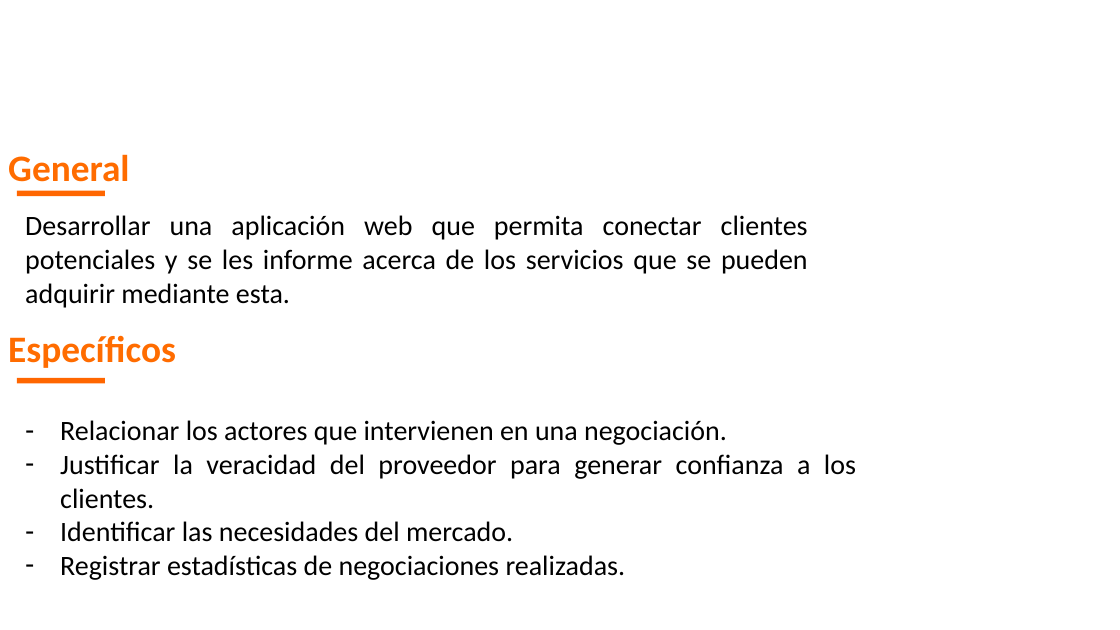
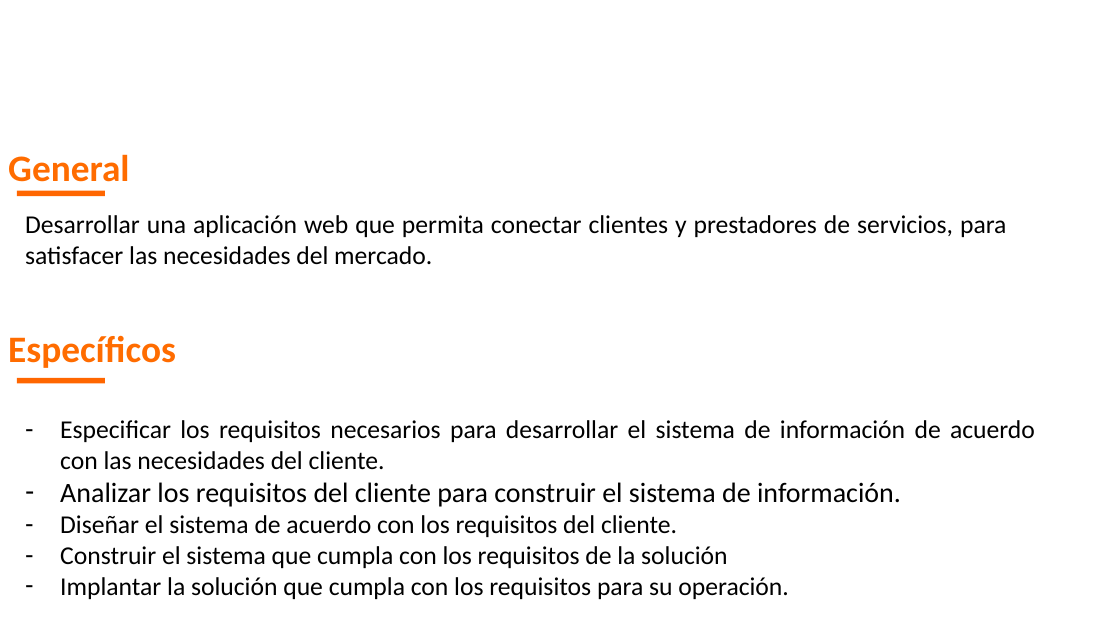
Before and after one commit to yeseniaquejada/SERVICE_MARKET, a slide deck: slide 6 of PROYECTO FORMATIVO.pptx. Drawn at 1120x630 pixels with LibreOffice and Linux fonts; fonts in the diff are those of the drawing; background and template pictures are left out. Boxes give left, top, right and bottom in pixels: in the first picture for what was removed or moved away, otherwise in the second. Text is boxed around its words. In the diff, an @@ line names an element or a change of style, - is before the commit and + after.

Commit message:
Actualización información

```diff
--- a/PROYECTO FORMATIVO.pptx
+++ b/PROYECTO FORMATIVO.pptx
@@ text at box(25, 215, 1006, 265): text changed; size 24 to 22 pt @@
-Desarrollar una aplicación web que permita conectar clientes potenciales y se les informe acerca de los servicios que se pueden adquirir mediante esta.
+Desarrollar una aplicación web que permita conectar clientes y prestadores de servicios, para satisfacer las necesidades del mercado.
@@ text at box(60, 420, 1035, 599): text changed; size 24 to 22 pt @@
-– Relacionar los actores que intervienen en una negociación.
-– Justificar la veracidad del proveedor para generar confianza a los clientes.
-– Identificar las necesidades del mercado.
-– Registrar estadísticas de negociaciones realizadas.
+– Especificar los requisitos necesarios para desarrollar el sistema de información de acuerdo con las necesidades del cliente.
+– Analizar los requisitos del cliente para construir el sistema de información.
+– Diseñar el sistema de acuerdo con los requisitos del cliente.
+– Construir el sistema que cumpla con los requisitos de la solución
+– Implantar la solución que cumpla con los requisitos para su operación.
```
Also in this commit, not shown: 9 other slides changed, 41 other files.
